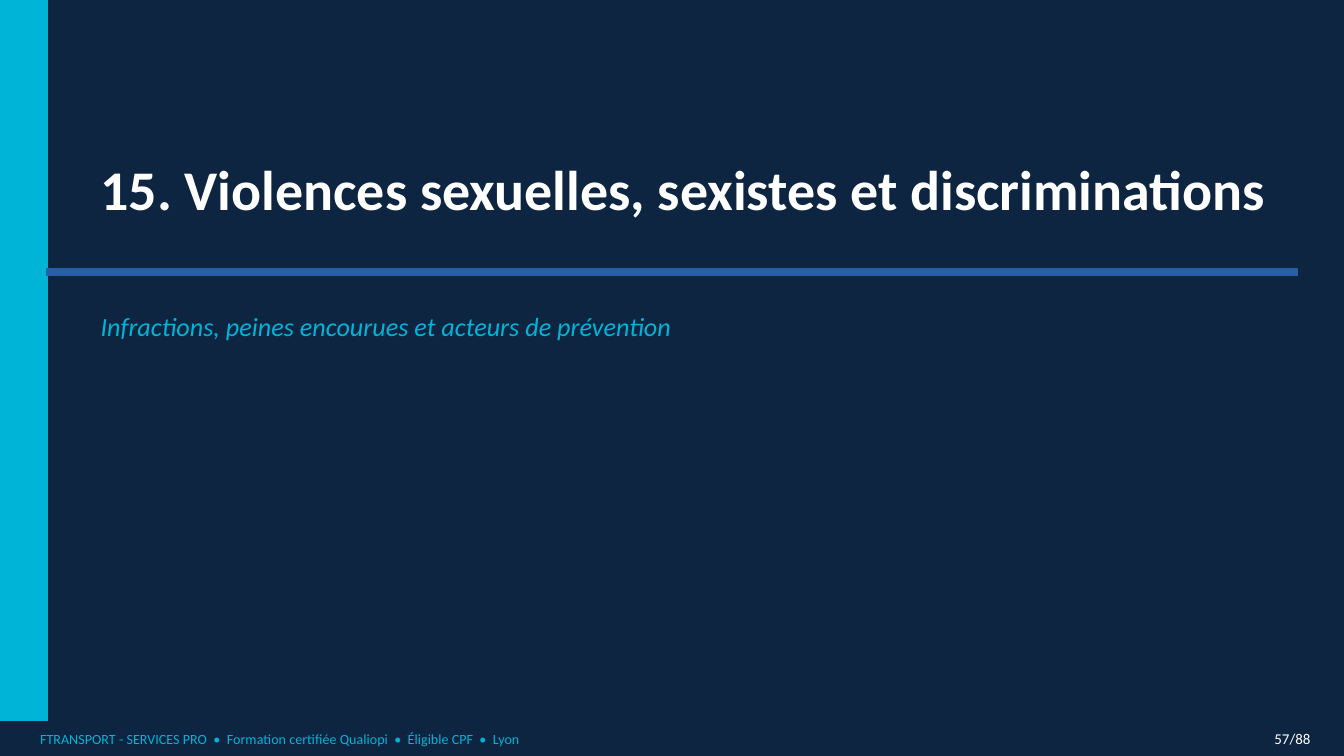
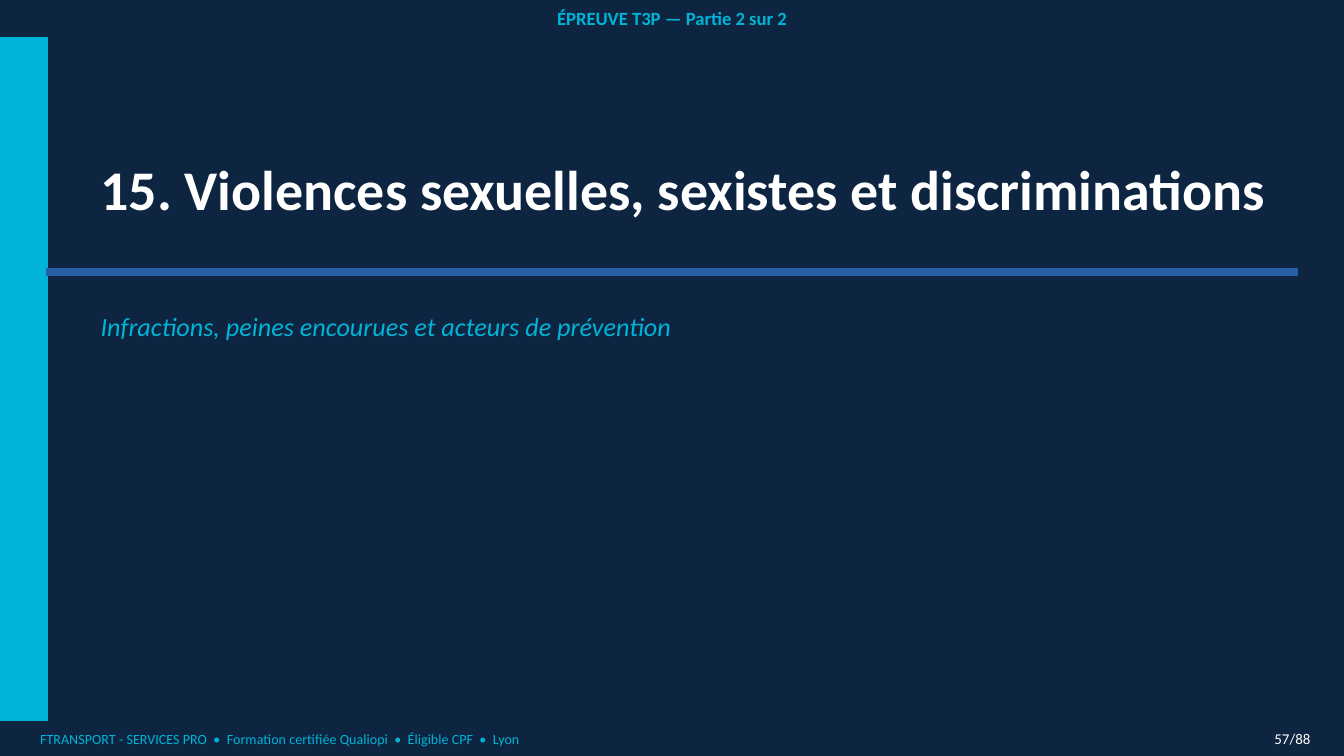
Before and after one commit to nanouf69/insight-learn-manage, a slide deck: slide 21 of public/cours/vtc/A_T3P_partie_2.pptx (slide 17 before the commit). Drawn at 1344x756 pixels with LibreOffice and Linux fonts; fonts in the diff are those of the drawing. Boxes give left, top, right and bottom in pixels: in the first picture for what was removed or moved away, otherwise in the second. Text is boxed around its words. In the diff, an @@ line names an element or a change of style, - is before the commit and + after.

```diff
--- a/public/cours/vtc/A_T3P_partie_2.pptx
+++ b/public/cours/vtc/A_T3P_partie_2.pptx
@@ text added at [557, 10, 786, 25], 10 pt, text #00B4D8, bold @@
+ÉPREUVE T3P — Partie 2 sur 2
```
Also in this commit, not shown: 38 other slides changed, 4 slides added.
